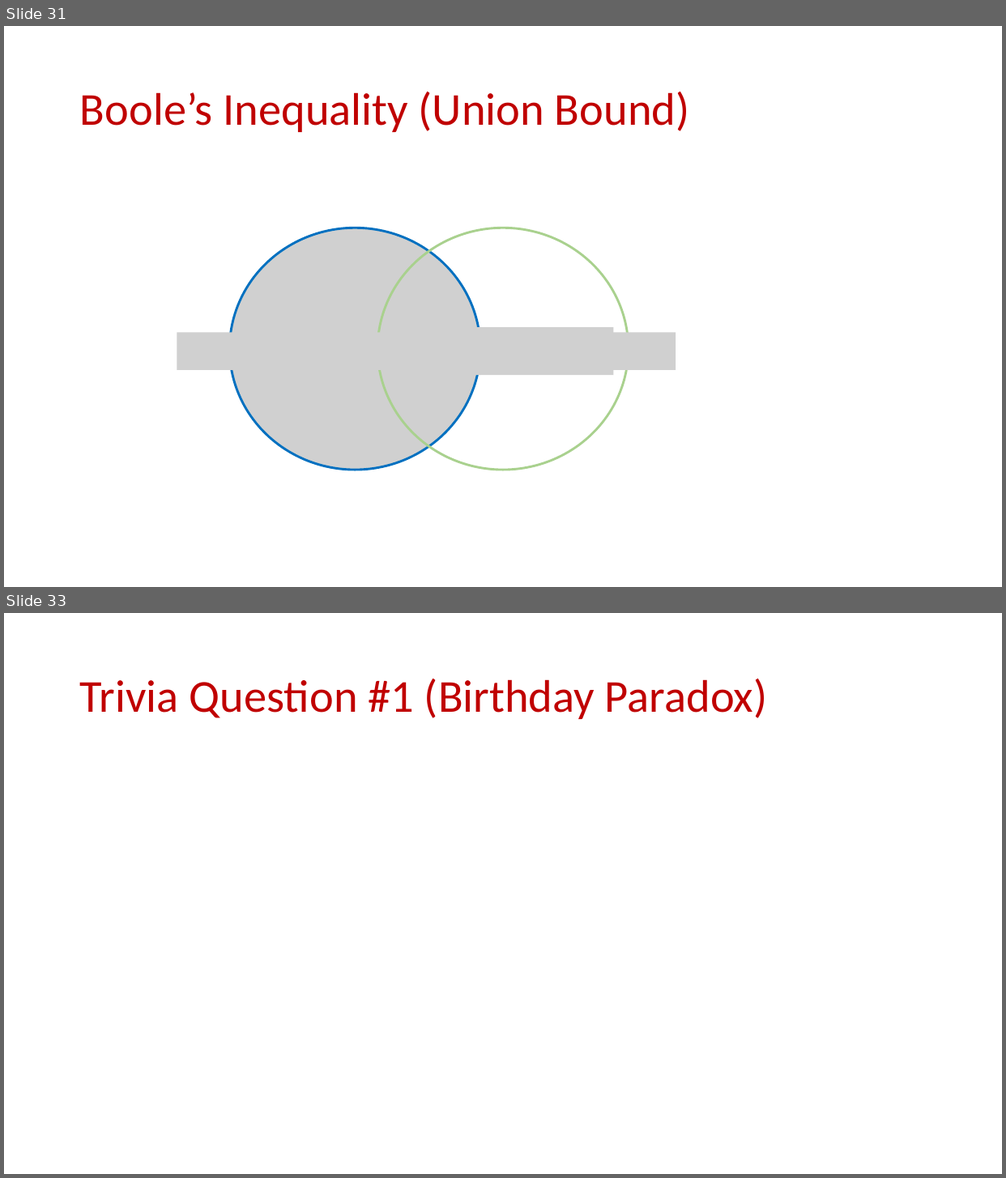
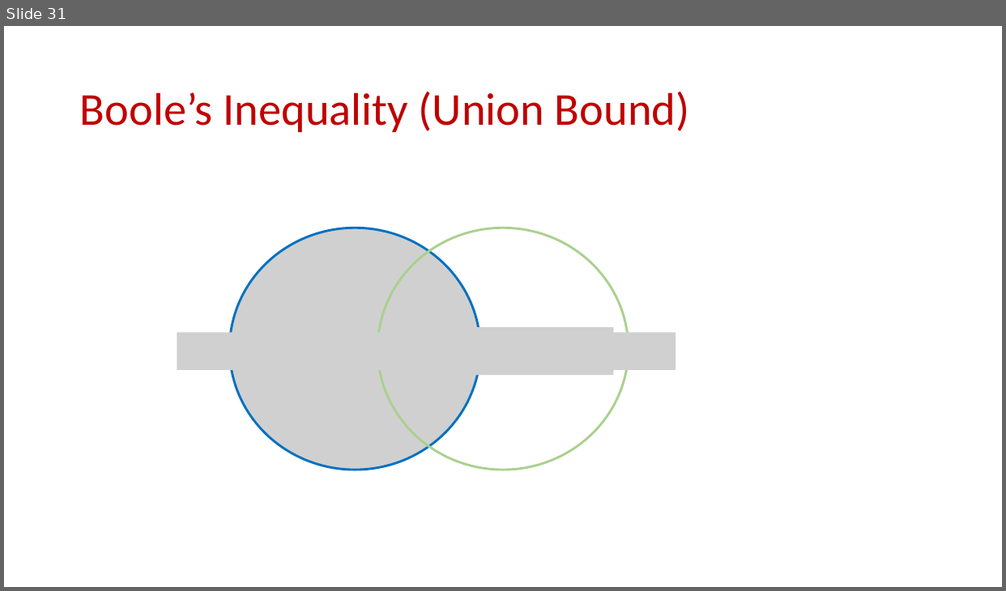
Before and after one commit to samsonzhou/samsonzhou.github.io, a slide deck: CSCE689-23/L1.pptx. Shown one above the other, each under a label of ours: slides 31 and 33 before the commit, slide 31 after it; the slides between them are not shown. The pictures are 1006x1178 and 1006x591 pixels, drawn with LibreOffice and Linux fonts; fonts in the diff are those of the drawing; grey boxes stand for pictures. Boxes give left, top, right and bottom in pixels: in the first picture for what was removed or moved away, otherwise in the second. Text is boxed around its words. In the diff, an @@ line names an element or a change of style, - is before the commit and + after.

```diff
--- a/CSCE689-23/L1.pptx
+++ b/CSCE689-23/L1.pptx
@@ slide 33 removed at [4, 613, 1002, 1174], background #FFFFFF @@
@@ title removed at [80, 679, 767, 719] @@
-Trivia Question #1 (Birthday Paradox)
```
Also in this commit, not shown: 25 other slides removed, 3 other files.
